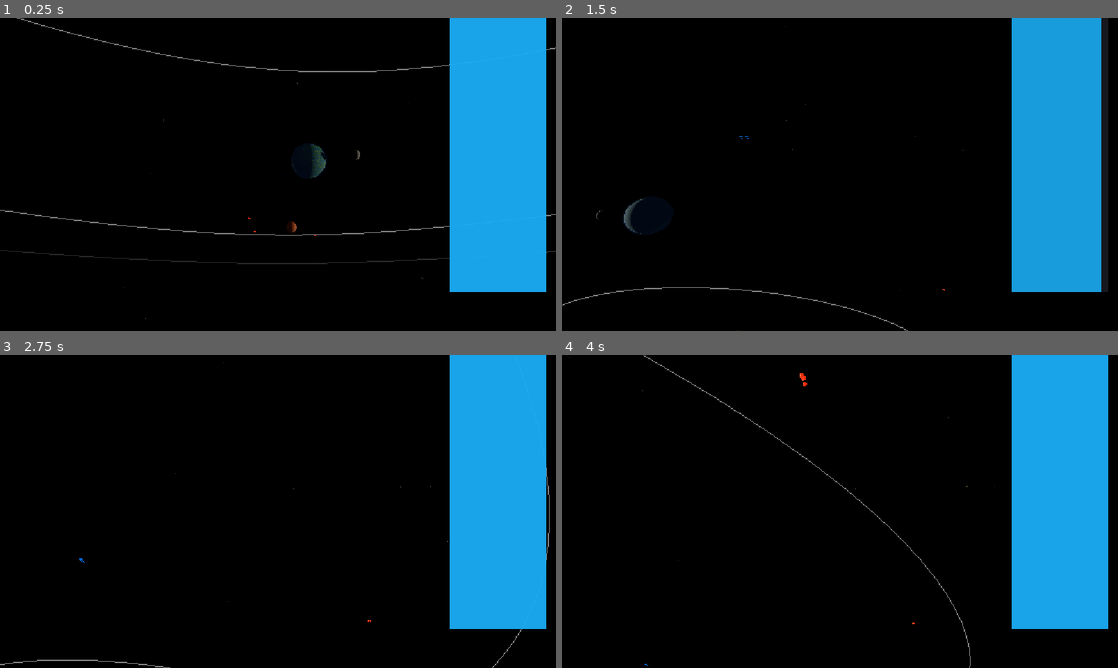
Above: before the commit, frames 1-4 (two rows, left to right).
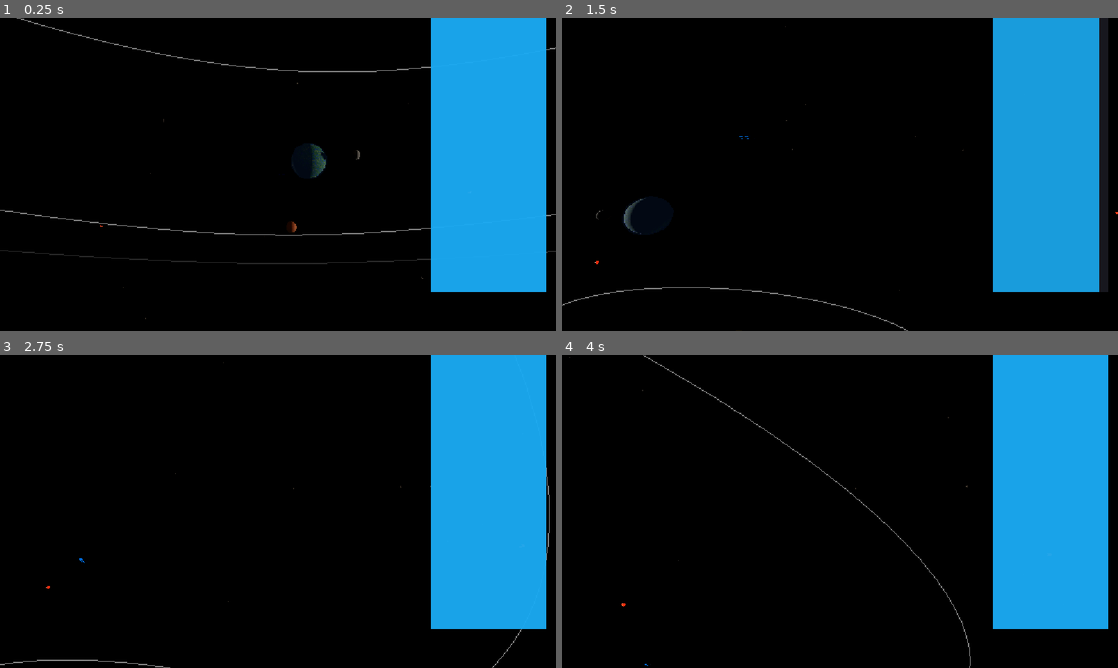
Above: after the commit, the same moments.

Repository: techmore/swarndefense
Game: Godot game, scene res://scenes/core/world.tscn
The game is run twice, just before and just after one commit, with the same random seed, the same clock (stepped at 60 frames per second) and the same inputs. This scene is started directly instead of the project's main scene.
Inputs (mouse positions are in pixels of both pictures, inside the frame that each line leads up to):
- Up to frame 1 (0.25 s): no input
- Up to frame 2 (1.5 s): tap Enter at 0.5 s; move the mouse to (962, 158) at 0.52 s; hold D (move_right) 0.53-1.28 s; hold Space (boost) 0.53-1.28 s; click (962, 158) at 0.67 s; move the mouse to (812, 174) at 1.27 s; hold W (move_forward) from 1.28 s (still down); tap F (interact) at 1.35 s
- Up to frame 3 (2.75 s): keep holding W (move_forward); move the mouse to (289, 505) at 2.02 s; press the mouse at (289, 505) at 2.03 s
- Up to frame 4 (4 s): keep holding W (move_forward); move the mouse to (834, 517) at 2.77 s; release the mouse at (834, 517) at 2.78 s; tap Mouse wheel down (zoom_in) at 2.85 s; click (834, 517) at 2.92 s; move the mouse to (878, 514) at 3.52 s; tap Mouse wheel up (zoom_out) at 3.6 s

The runs differ from the first frame. In frame 1, 3.0% of the frame differs, in the area x 18-81%, y 0-88%; in frame 2, 3.3%, in the area x 5-100%, y 0-88%; in frame 3, 3.0%; in frame 4, 3.0%.

Commit message:
feat: power grid, wave spawning, expanded HUD
Power Grid (BuildingManager):
- Realtime power tracking: generation vs consumption per process tick
- Battery buildings store excess power and discharge during deficits
- Turrets check power status before firing (go idle on brownout)
- has_power_for() and get_power_status() public API
- Power recalculated with battery charge/discharge interleaved

Wave System:
- Initial patrol (4-7 units) spawns near Earth
- After patrol cleared, 3s delay then Wave 1 begins
- WaveManager tracks spawns/kills, auto-ends waves
- Each wave: count scales (5 + wave_number*3), spawn interval decreases
- Ships speed scales with wave number (+2 per wave)
- Wave 1 cleared -> 5s delay -> Wave 2, up to waves_before_victory (3)
- wave_ended signal triggers next wave in world.gd

HUD Expansion:
- Power display: 'PWR: gen X / con Y  [+N]' (green surplus, red deficit)
- Battery display: 'BAT: stored / capacity  (percent%)'
- Wave display: 'WAVE N ACTIVE' during combat, 'WAVE N CLEARED' for 3s,
  fades between waves, 'WAVE N INCOMING' on new wave
- HUD layout adjusted: labels stacked left, wave/boost on right

Diff:
--- a/swarm-defense/scenes/core/world.gd
+++ b/swarm-defense/scenes/core/world.gd
@@ -13,6 +13,7 @@
 	_spawn_player()
 	_setup_hud()
 	_setup_build_menu()
+	WaveManager.wave_ended.connect(_on_wave_ended)
 
 func _setup_sky() -> void:
 	var we = $WorldEnvironment
@@ -181,14 +182,44 @@
 func _spawn_swarm_patrol() -> void:
 	var count = 4 + randi() % 3
 	for i in range(count):
-		var s = load("res://scripts/systems/swarm_unit.gd").new()
-		var angle = randf() * TAU
-		var dist = 100.0 + randf() * 80.0
-		s.global_position = Vector3(380 + cos(angle) * dist, (randf() - 0.5) * 30.0, sin(angle) * dist)
-		s.speed = 8.0 + randf() * 6.0
-		add_child(s)
-		WaveManager.on_enemy_spawned()
-		s.killed.connect(_on_swarm_killed)
+		_spawn_swarm_unit(100.0 + randf() * 80.0, 8.0 + randf() * 6.0)
+
+func _spawn_swarm_unit(dist: float, spd: float) -> void:
+	var s = load("res://scripts/systems/swarm_unit.gd").new()
+	var angle = randf() * TAU
+	s.global_position = Vector3(380 + cos(angle) * dist, (randf() - 0.5) * 30.0, sin(angle) * dist)
+	s.speed = spd
+	add_child(s)
+	WaveManager.on_enemy_spawned()
+	s.killed.connect(_on_swarm_killed)
 
 func _on_swarm_killed(_unit: Node) -> void:
 	WaveManager.on_enemy_killed()
+	if WaveManager.enemies_alive <= 0 and not WaveManager.wave_active and WaveManager.wave_number == 0:
+		_on_patrol_cleared()
+
+func _start_next_wave() -> void:
+	if WaveManager.wave_active:
+		return
+	WaveManager.start_next_wave()
+	var config = WaveManager.get_wave_config()
+	var count = config.get("count", 5)
+	var spawn_interval = config.get("spawn_interval", 1.5)
+	_spawn_wave_units(count, spawn_interval)
+
+func _spawn_wave_units(count: int, interval: float) -> void:
+	for i in range(count):
+		var dist = 150.0 + randf() * 100.0
+		var spd = 10.0 + float(WaveManager.wave_number) * 2.0
+		_spawn_swarm_unit(dist, spd)
+		if i < count - 1:
+			await get_tree().create_timer(interval).timeout
+
+func _on_patrol_cleared() -> void:
+	await get_tree().create_timer(3.0).timeout
+	_start_next_wave()
+
+func _on_wave_ended(_wave: int) -> void:
+	if WaveManager.wave_number < WaveManager.waves_before_victory:
+		await get_tree().create_timer(5.0).timeout
+		_start_next_wave()
--- a/swarm-defense/scenes/ui/ship_hud.gd
+++ b/swarm-defense/scenes/ui/ship_hud.gd
@@ -3,18 +3,32 @@
 @onready var speed_label: Label = $SpeedLabel
 @onready var boost_bar_fill: ColorRect = $BoostBarOuter/BoostBarFill
 @onready var cargo_label: Label = $CargoLabel
+@onready var power_label: Label = $PowerLabel
+@onready var battery_label: Label = $BatteryLabel
+@onready var wave_label: Label = $WaveLabel
 
 var _player_ship: Node = null
+var _building_manager: Node = null
+var _wave_label_state: String = ""
+var _wave_label_timer: float = 0.0
 
 func _ready() -> void:
 	var ships = get_tree().get_nodes_in_group("player_ship")
 	if ships.size() > 0:
 		_player_ship = ships[0]
+	_building_manager = get_tree().current_scene.find_child("Buildings", true, false)
+	WaveManager.wave_started.connect(_on_wave_started)
+	WaveManager.wave_ended.connect(_on_wave_ended)
 
 func _process(delta: float) -> void:
 	if not _player_ship:
 		return
 
+	_update_ship_hud(delta)
+	_update_power_hud()
+	_update_wave_hud(delta)
+
+func _update_ship_hud(delta: float) -> void:
 	if _player_ship.has_method("get_ship_velocity"):
 		var vel: Vector3 = _player_ship.get_ship_velocity()
 		var speed = vel.length()
@@ -34,3 +48,45 @@
 		var metal = cargo.get("metal", 0)
 		var crystal = cargo.get("crystal", 0)
 		cargo_label.text = "CARGO: %d/%d  [M:%d  C:%d]" % [total, cap, metal, crystal]
+
+func _update_power_hud() -> void:
+	if not _building_manager or not _building_manager.has_method("get_power_status"):
+		return
+	var p = _building_manager.get_power_status()
+	if p.generation > 0 or p.consumption > 0:
+		var net = p.generation - p.consumption
+		var net_str = "%+.1f" % net
+		var col = "#4fc" if net >= 0 else "#f44"
+		power_label.text = "PWR: gen %.0f / con %.0f  [color=%s]%s[/color]" % [p.generation, p.consumption, col, net_str]
+		power_label.visible = true
+	else:
+		power_label.visible = false
+
+	if p.capacity > 0:
+		var pct = p.stored / p.capacity * 100.0
+		battery_label.text = "BAT: %.0f / %.0f  (%d%%)" % [p.stored, p.capacity, pct]
+		battery_label.visible = true
+	else:
+		battery_label.visible = false
+
+func _update_wave_hud(delta: float) -> void:
+	if WaveManager.wave_active and WaveManager.wave_number > 0:
+		wave_label.text = "WAVE %d ACTIVE" % WaveManager.wave_number
+		wave_label.visible = true
+	elif not WaveManager.wave_active and WaveManager.wave_number > 0:
+		wave_label.text = "WAVE %d CLEARED" % WaveManager.wave_number
+		if _wave_label_timer < 3.0:
+			_wave_label_timer += delta
+			wave_label.visible = true
+		else:
+			wave_label.visible = false
+	else:
+		wave_label.visible = false
+
+func _on_wave_started(wave: int) -> void:
+	_wave_label_timer = 0.0
+	wave_label.text = "WAVE %d INCOMING" % wave
+	wave_label.visible = true
+
+func _on_wave_ended(wave: int) -> void:
+	_wave_label_timer = 0.0
--- a/swarm-defense/scenes/ui/ship_hud.tscn
+++ b/swarm-defense/scenes/ui/ship_hud.tscn
@@ -10,7 +10,7 @@
 anchors_preset = 10
 anchor_right = 1.0
 anchor_bottom = 1.0
-offset_left = -220.0
+offset_left = -260.0
 offset_top = 20.0
 offset_right = -20.0
 offset_bottom = 50.0
@@ -19,11 +19,63 @@
 horizontal_alignment = 0
 text = "0.0 km/s"
 
+[node name="CargoLabel" type="Label" parent="."]
+anchors_preset = 10
+anchor_right = 1.0
+anchor_bottom = 1.0
+offset_left = -260.0
+offset_top = 55.0
+offset_right = -20.0
+offset_bottom = 80.0
+theme_override_colors/font_color = Color(0.3, 0.9, 0.6, 0.8)
+theme_override_font_sizes/font_size = 14
+horizontal_alignment = 0
+text = "CARGO: 0/500"
+
+[node name="PowerLabel" type="Label" parent="."]
+anchors_preset = 10
+anchor_right = 1.0
+anchor_bottom = 1.0
+offset_left = -260.0
+offset_top = 85.0
+offset_right = -20.0
+offset_bottom = 110.0
+theme_override_colors/font_color = Color(0.2, 0.6, 1.0, 0.8)
+theme_override_font_sizes/font_size = 14
+horizontal_alignment = 0
+text = "PWR: 0.0 MW"
+
+[node name="BatteryLabel" type="Label" parent="."]
+anchors_preset = 10
+anchor_right = 1.0
+anchor_bottom = 1.0
+offset_left = -260.0
+offset_top = 110.0
+offset_right = -20.0
+offset_bottom = 135.0
+theme_override_colors/font_color = Color(0.1, 0.8, 0.9, 0.7)
+theme_override_font_sizes/font_size = 12
+horizontal_alignment = 0
+text = "BAT: 0 / 0"
+
+[node name="WaveLabel" type="Label" parent="."]
+anchors_preset = 12
+anchor_left = 1.0
+anchor_bottom = 1.0
+offset_left = -260.0
+offset_top = -130.0
+offset_right = -20.0
+offset_bottom = -105.0
+theme_override_colors/font_color = Color(1.0, 0.4, 0.2, 0.9)
+theme_override_font_sizes/font_size = 16
+horizontal_alignment = 1
+text = "WAVE 0"
+
 [node name="BoostBarOuter" type="ColorRect" parent="."]
 anchors_preset = 12
 anchor_left = 1.0
 anchor_bottom = 1.0
-offset_left = -220.0
+offset_left = -260.0
 offset_top = -100.0
 offset_right = -20.0
 offset_bottom = -80.0
@@ -42,16 +94,3 @@
 theme_override_font_sizes/font_size = 11
 horizontal_alignment = 1
 text = "BOOST"
-
-[node name="CargoLabel" type="Label" parent="."]
-anchors_preset = 10
-anchor_right = 1.0
-anchor_bottom = 1.0
-offset_left = -220.0
-offset_top = 55.0
-offset_right = -20.0
-offset_bottom = 80.0
-theme_override_colors/font_color = Color(0.3, 0.9, 0.6, 0.8)
-theme_override_font_sizes/font_size = 13
-horizontal_alignment = 0
-text = "CARGO: 0/500"
--- a/swarm-defense/scripts/systems/building_manager.gd
+++ b/swarm-defense/scripts/systems/building_manager.gd
@@ -4,10 +4,23 @@
 
 signal building_placed(building: Building)
 signal building_destroyed(building: Building)
+signal power_changed(generation: float, consumption: float, stored: float, storage_max: float)
 
 var _ghost: Building = null
 var _build_mode: bool = false
 var _pending_scene: PackedScene = null
+
+var total_generation: float = 0.0
+var total_consumption: float = 0.0
+var battery_stored: float = 0.0
+var battery_capacity: float = 0.0
+var power_surplus: float = 0.0
+
+func _ready() -> void:
+	set_process(true)
+
+func _process(delta: float) -> void:
+	_recalculate_power(delta)
 
 func place_building(scene: PackedScene, position: Vector3, rotation_y: float) -> Building:
 	var building = scene.instantiate() as Building
@@ -32,6 +45,64 @@
 		_buildings.erase(building)
 		building_destroyed.emit(building)
 		building.queue_free()
+
+func _recalculate_power(delta: float) -> void:
+	var gen = 0.0
+	var con = 0.0
+	var bat_stored = 0.0
+	var bat_cap = 0.0
+
+	for b in _buildings:
+		if not b.is_placed or b.is_queued_for_deletion():
+			continue
+		if b.power_generation > 0:
+			gen += b.power_generation
+		if b.power_consumption > 0:
+			con += b.power_consumption
+		if b is Battery:
+			bat_stored += b.stored_power
+			bat_cap += b.power_storage
+
+	var net = gen - con
+
+	if net > 0 and bat_cap > 0:
+		for b in _buildings:
+			if b is Battery and not b.is_queued_for_deletion():
+				net = b.store_power(net)
+				if net <= 0:
+					break
+
+	if net < 0 and bat_stored > 0:
+		for b in _buildings:
+			if b is Battery and not b.is_queued_for_deletion() and b.stored_power > 0:
+				var drawn = b.draw_power(-net)
+				net += drawn
+				if net >= 0:
+					break
+
+	total_generation = gen
+	total_consumption = con
+	battery_stored = bat_stored
+	battery_capacity = bat_cap
+	power_surplus = net
+
+func has_power_for(building_type: String) -> bool:
+	if building_type == "SolarPanel" or building_type == "Battery":
+		return true
+	if total_generation >= total_consumption:
+		return true
+	if battery_stored > 0:
+		return true
+	return false
+
+func get_power_status() -> Dictionary:
+	return {
+		"generation": total_generation,
+		"consumption": total_consumption,
+		"stored": battery_stored,
+		"capacity": battery_capacity,
+		"surplus": power_surplus,
+	}
 
 func enter_build_mode(scene: PackedScene) -> void:
 	if _build_mode:
--- a/swarm-defense/scripts/systems/turret.gd
+++ b/swarm-defense/scripts/systems/turret.gd
@@ -88,6 +88,9 @@
 func _process(delta: float) -> void:
 	if not is_placed:
 		return
+	var bm = get_tree().current_scene.find_child("Buildings", true, false)
+	if bm and bm.has_method("has_power_for") and not bm.has_power_for("Turret"):
+		return
 	_cooldown = max(_cooldown - delta, 0.0)
 	_find_target()
 	if _target:
